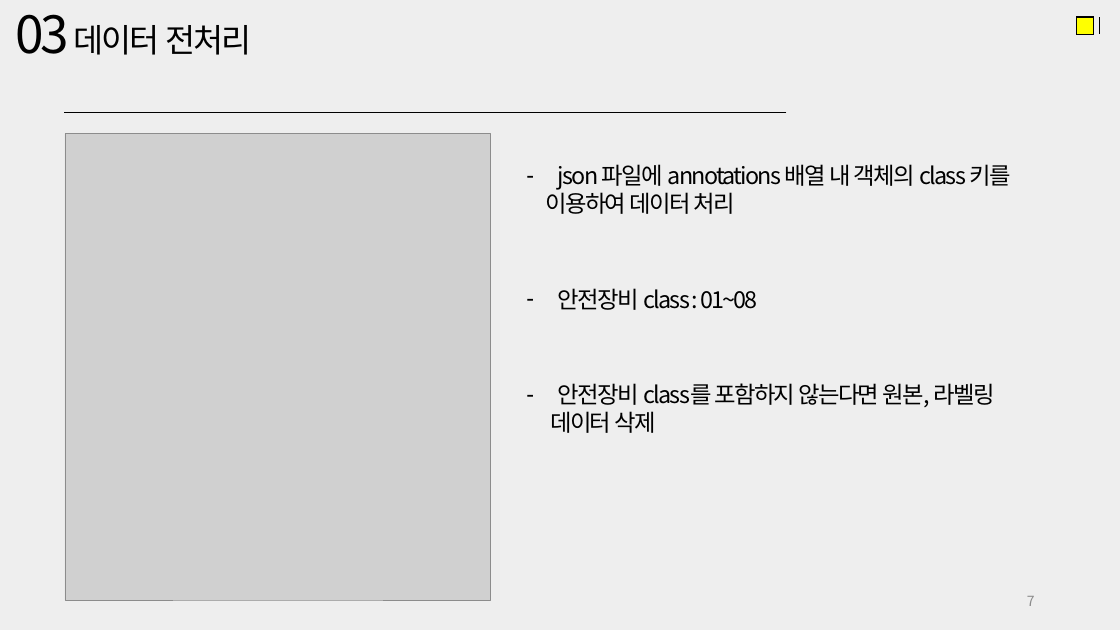
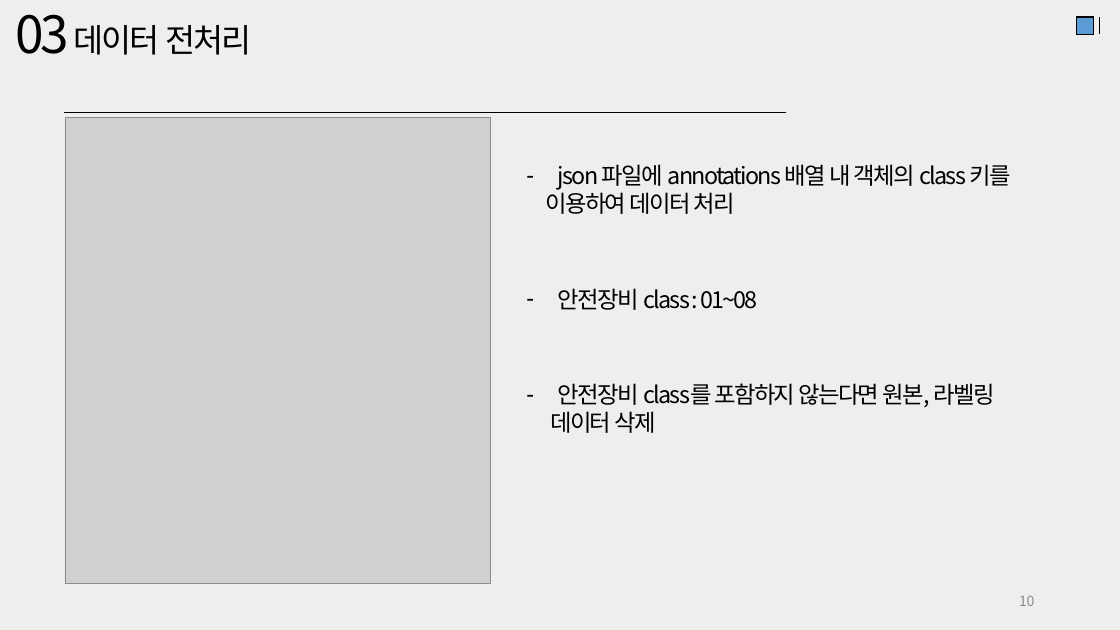
Before and after one commit to JaeHyung-Jung/UNDERDOG, a slide deck: slide 10 of 6주차/중간결과 발표자료.pptx (slide 7 before the commit). Drawn at 1120x630 pixels with LibreOffice and Linux fonts; fonts in the diff are those of the drawing; grey boxes stand for pictures. Boxes give left, top, right and bottom in pixels: in the first picture for what was removed or moved away, otherwise in the second. Text is boxed around its words. In the diff, an @@ line names an element or a change of style, - is before the commit and + after.

```diff
--- a/6주차/중간결과 발표자료.pptx
+++ b/6주차/중간결과 발표자료.pptx
@@ rectangle at bbox=[1076, 17, 1094, 34]: fill #FFFF00 to #5B9BD5 @@
@@ picture: place and size @@
-picture at bbox=[65, 134, 491, 600]
+picture at bbox=[65, 118, 491, 584]
@@ page number at bbox=[1019, 596, 1035, 606]: text changed @@
-7
+10
```
Also in this commit, not shown: 9 other slides changed, 3 slides added.
